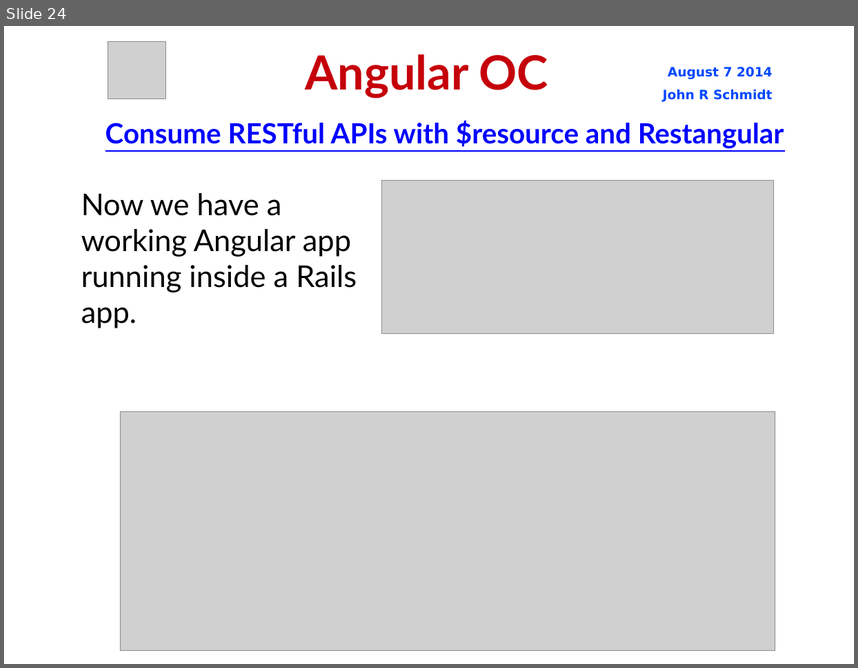
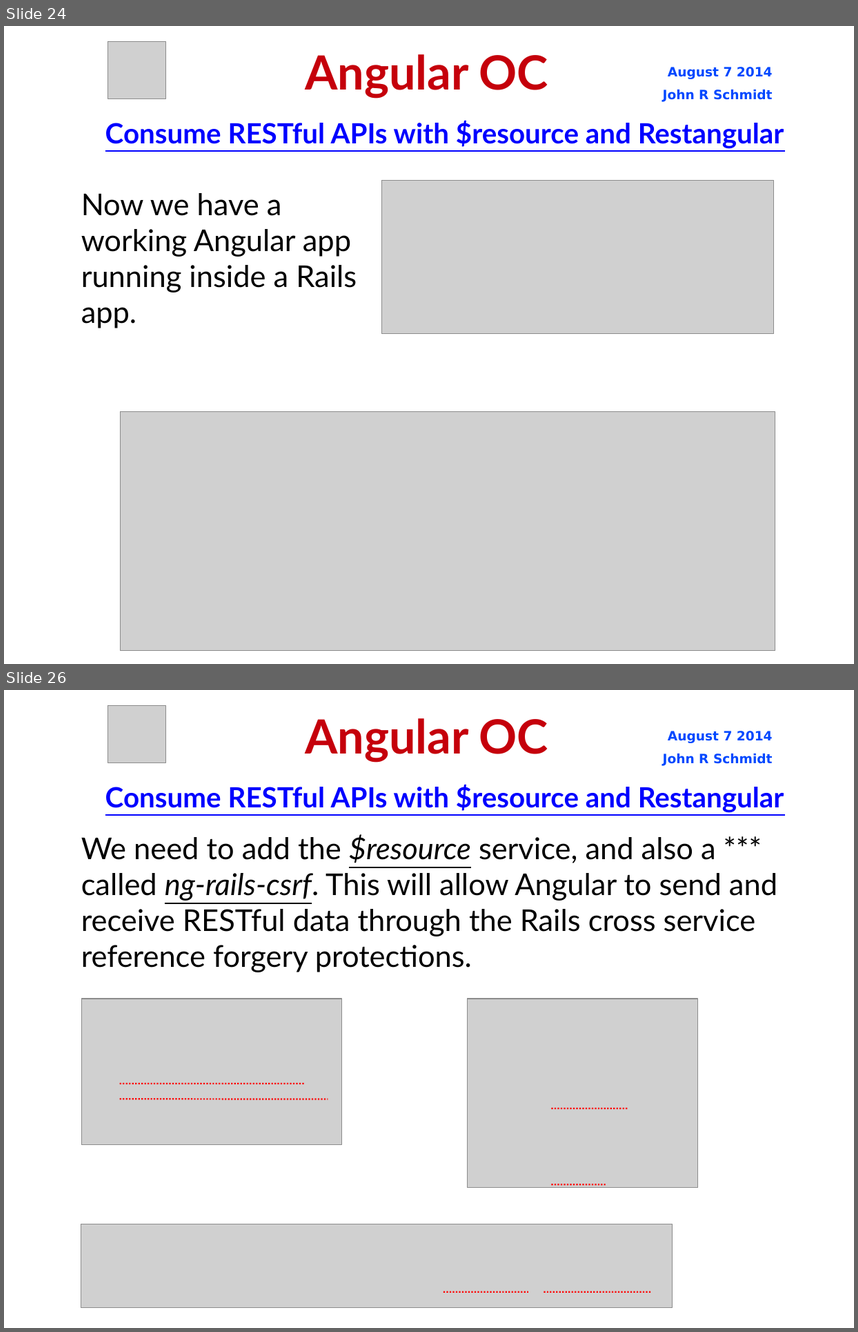
Before and after one commit to jrschmidt/fifa-angular-rest-demo, a slide deck: fifa.odp. Shown one above the other, each under a label of ours: slide 24 before the commit, slides 24 and 26 after it; the slides between them are not shown. The pictures are 858x668 and 858x1332 pixels, drawn with LibreOffice and Linux fonts; fonts in the diff are those of the drawing; grey boxes stand for pictures; background and template pictures are left out. Boxes give left, top, right and bottom in pixels: in the first picture for what was removed or moved away, otherwise in the second. Text is boxed around its words. In the diff, an @@ line names an element or a change of style, - is before the commit and + after.

Commit message:
add ng-resource and ng-rails-csrf

```diff
--- a/fifa.odp
+++ b/fifa.odp
@@ slide 26 added at (4,690,854,1328), background picture (left out) @@
@@ picture added at (108,705,166,762) @@
@@ title added at (305,718,548,762), 44 pt, text #C5000B, bold @@
+Angular OC
@@ text added at (663,731,773,766), 12 pt, text #0047FF, bold @@
+August 7 2014
+John R Schmidt
@@ text added at (105,784,784,812), 26 pt, text #0000FF, bold, underline @@
+Consume RESTful APIs with $resource and Restangular
@@ subtitle added at (81,834,777,972), 28 pt, text #000000 @@
+We need to add the $resource service, and also a *** called ng-rails-csrf. This will allow Angular to send and receive RESTful data through the Rails cross service reference forgery protections.
@@ picture added at (81,998,341,1145) @@
@@ picture added at (468,998,698,1187) @@
@@ line added from (120, 1083) to (305, 1083), #FF0000 1.45 pt @@
@@ line added from (120, 1099) to (328, 1099), #FF0000 1.45 pt @@
@@ line added from (552, 1108) to (629, 1108), #FF0000 1.45 pt @@
@@ line added from (552, 1185) to (606, 1185), #FF0000 1.45 pt @@
@@ picture added at (81,1224,673,1307) @@
@@ line added from (444, 1292) to (528, 1292), #FF0000 1.45 pt @@
@@ line added from (544, 1292) to (652, 1292), #FF0000 1.45 pt @@
```
Also in this commit, not shown: 2 slides changed, 3 other slides added, 8 other files.
